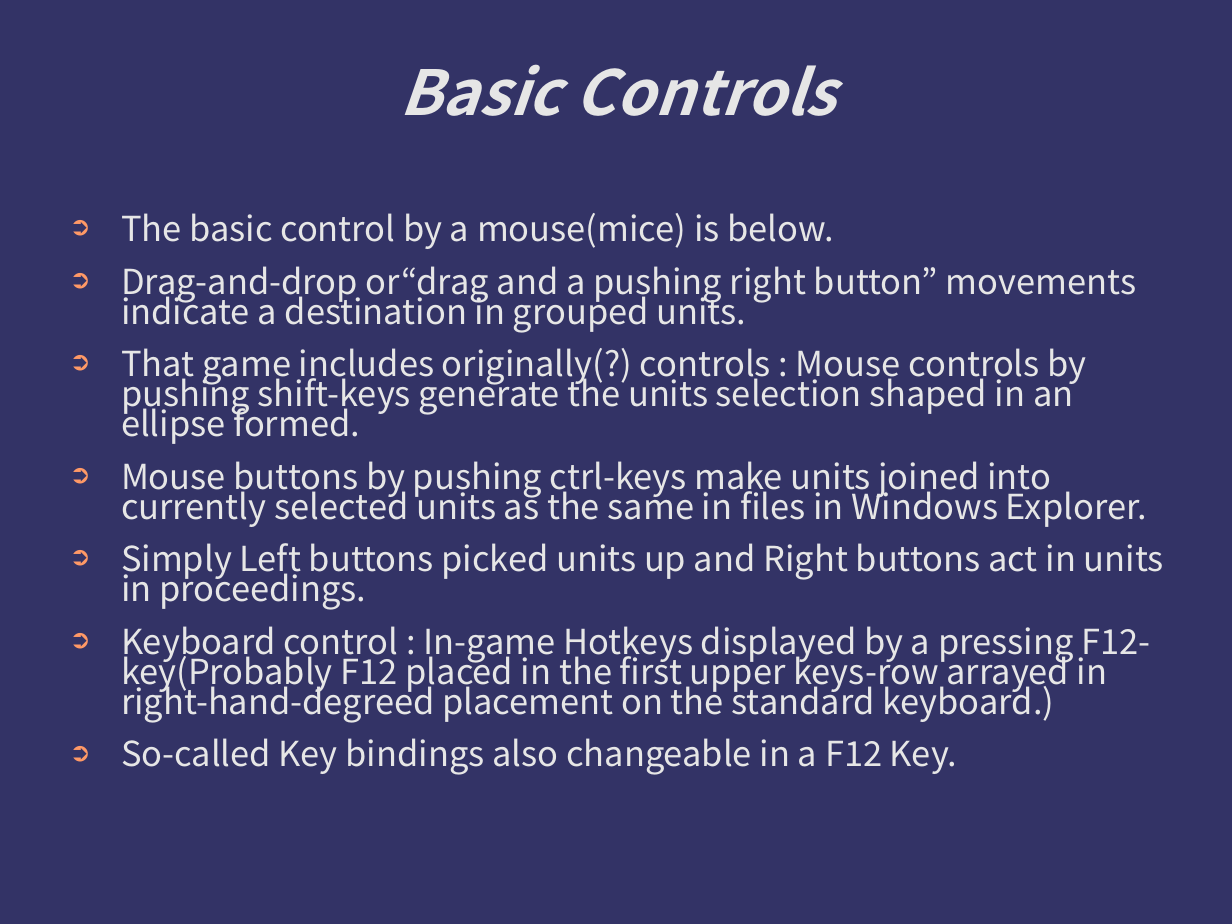
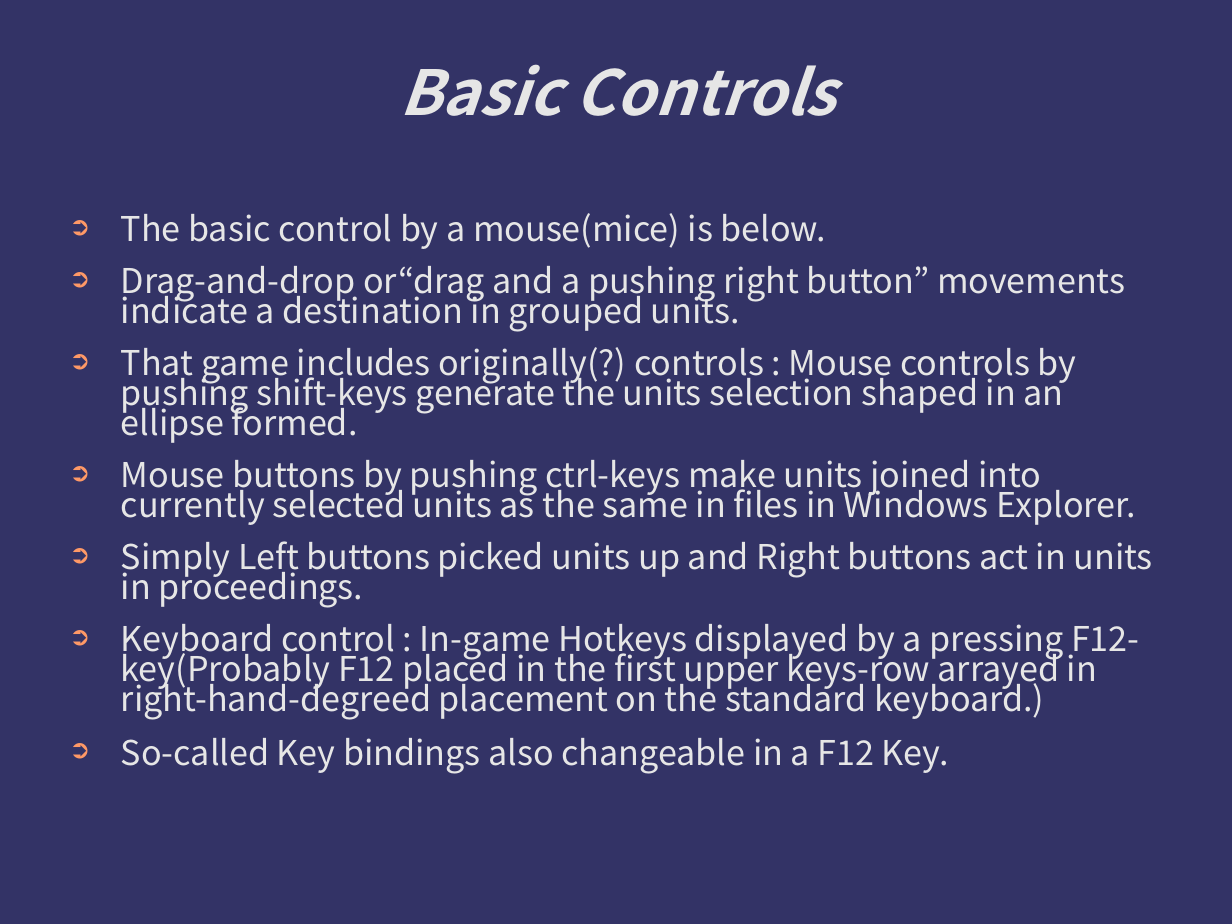
Before and after one commit to kotorize/kotorize, a slide deck: slide 4 of Manuals.ppt. Drawn at 1232x924 pixels with LibreOffice and Linux fonts; fonts in the diff are those of the drawing; background and template pictures are left out. Boxes give left, top, right and bottom in pixels: in the first picture for what was removed or moved away, otherwise in the second. Text is boxed around its words. In the diff, an @@ line names an element or a change of style, - is before the commit and + after.

```diff
--- a/Manuals.ppt
+++ b/Manuals.ppt
@@ text "The basic control by a ..." at (x1=121, y1=213, x2=1153, y2=774): size 22.2 to 22 pt @@
```
Also in this commit, not shown: 2 other slides changed.
